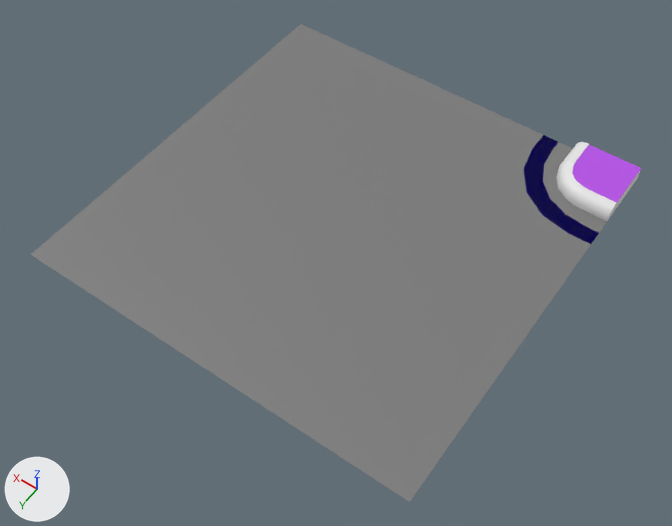
The FBX model Assets/Models/NewTile/Curve_one.fbx: old version first, new version second.
Camera for both pictures: a 50 mm camera at (-1.61, 2.31, 3.24) aimed at (-0.08, 0.18, -0.11). The lights are fixed; the arrows at lower left show +X, +Y and +Z.

The first picture shows 'Curve_One'.
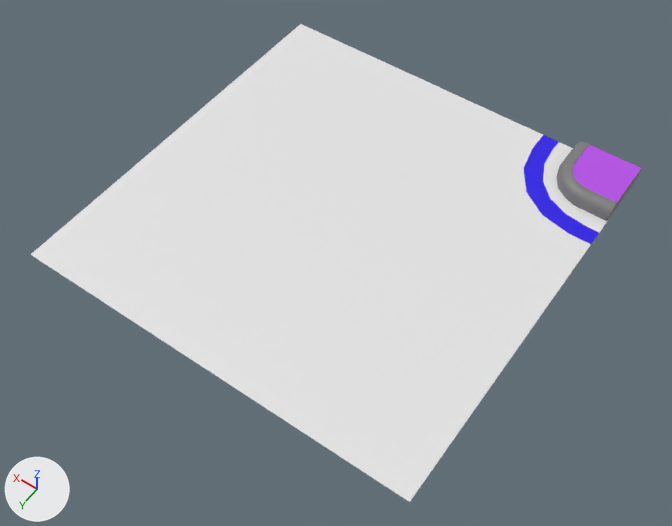
What changed in the scene script:
```text
Change me_curve_one_001:
    where me_curve_one_001.from_pydata(...)  # 72 vertices, 37 faces; spans x -1.0..1.0, y -1.0..1.0, z 0.0..0.07
    used by ob_curve_one; location = (0.0, 0.0, 0.0)
    me_curve_one_001 part 1: all 1 face that had it switch from mat_materiala_006 (grey #7a7a7a) to mat_materialb_006 (white #e5e5e5)
    me_curve_one_001 part 2: all 34 faces that had it switch from mat_materialb_006 (white #e5e5e5) to mat_materiala_006 (grey #7a7a7a)
```

Location of each change, [x1, y1, x2, y2] in pixels of the pictures (672 x 526 px):
part 1 of me_curve_one_001, recoloured (grey to white)
    both: [31, 24, 607, 502]
part 2 of me_curve_one_001, recoloured (white to grey)
    both: [557, 142, 641, 221]
